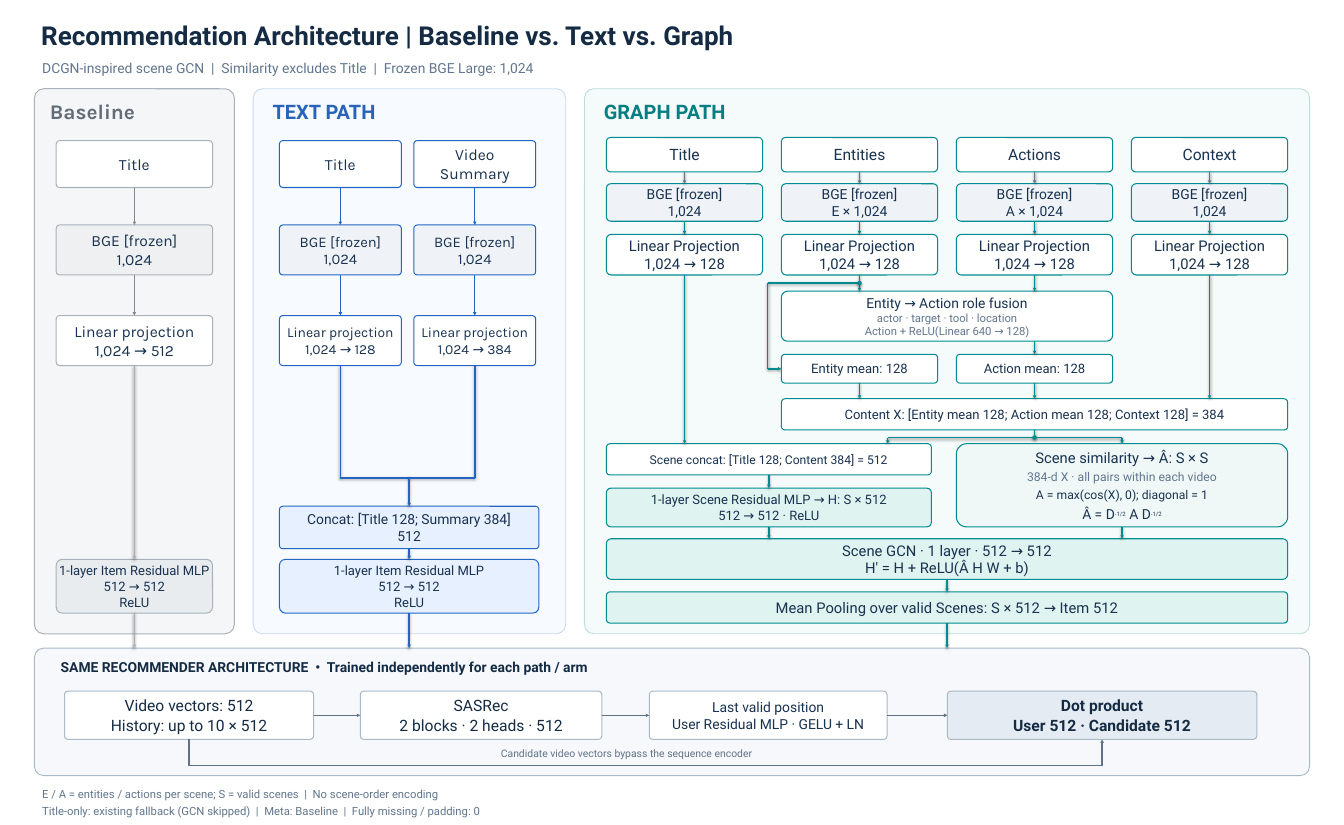
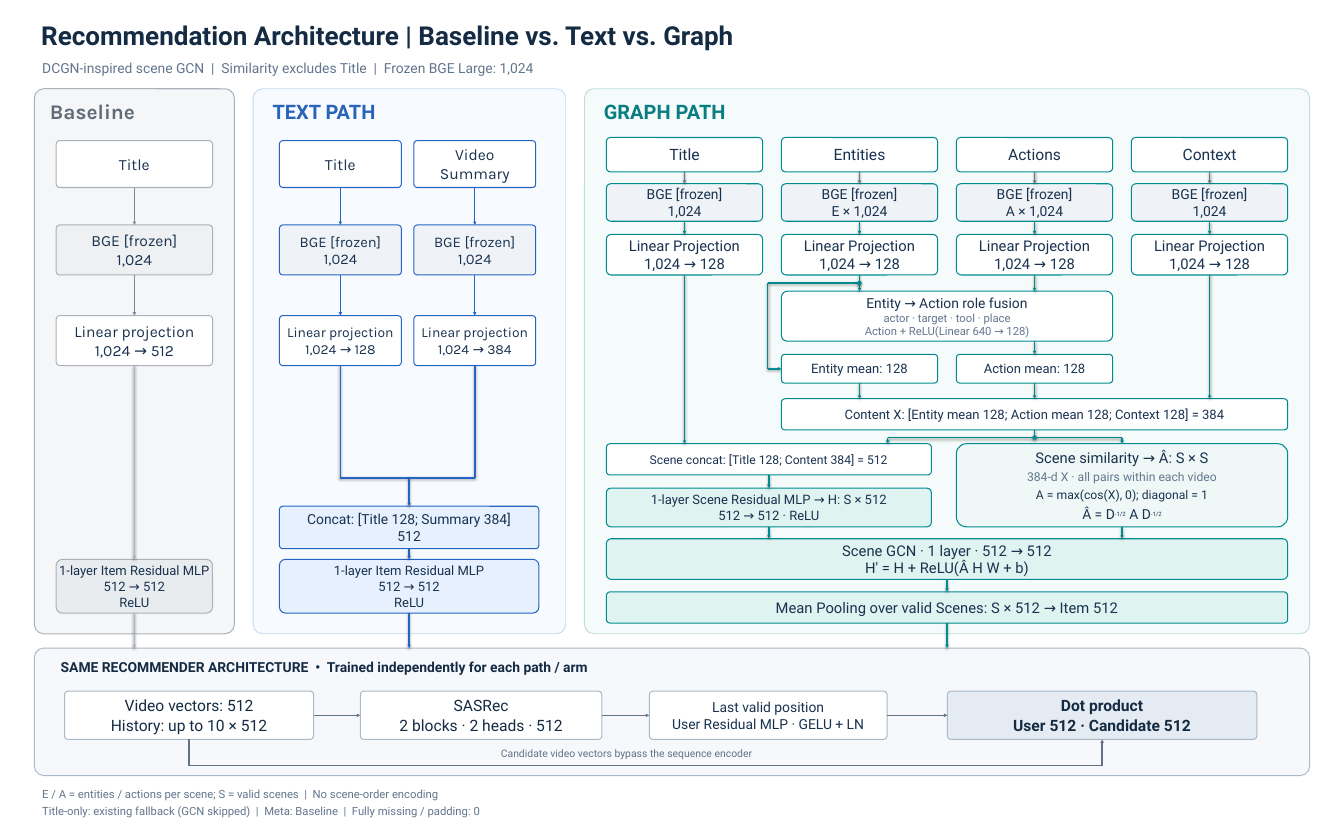
Before and after one commit to obeychoi0120/ViewingContextPipeline, a slide deck: slide 1 of docs/design/recsys_diagram_gnn.pptx. Drawn at 1344x825 pixels with LibreOffice and Linux fonts; fonts in the diff are those of the drawing. Boxes give left, top, right and bottom in pixels: in the first picture for what was removed or moved away, otherwise in the second. Text is boxed around its words. In the diff, an @@ line names an element or a change of style, - is before the commit and + after.

```diff
--- a/docs/design/recsys_diagram_gnn.pptx
+++ b/docs/design/recsys_diagram_gnn.pptx
@@ text at [884, 313, 1011, 325]: text changed @@
-actor · target · tool · location
+actor · target · tool · place
```
Also in this commit, not shown: 11 other files.
